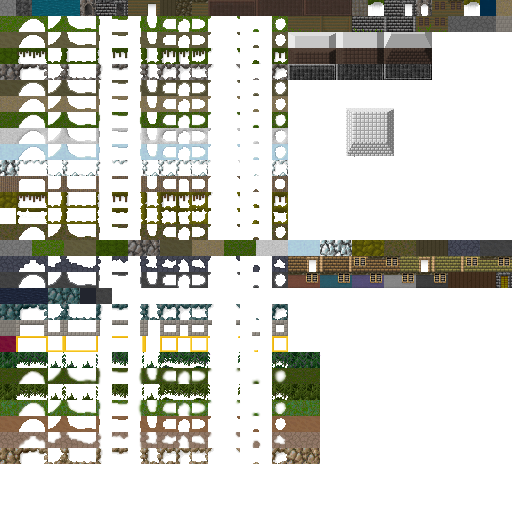
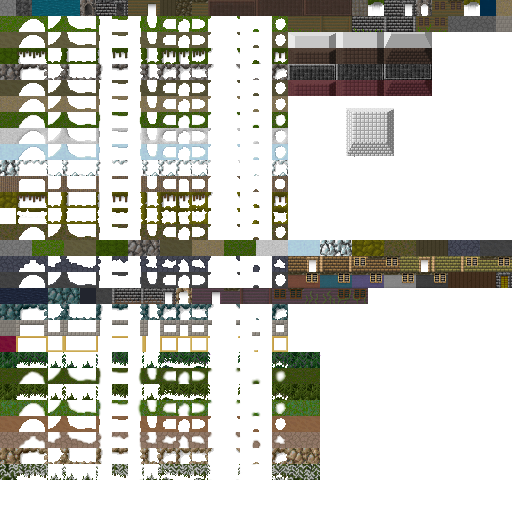
Revision of a layered (512, 512) image; what changed, layer by layer:
painted on "foreground" over <box>0,2,480,480</box>
